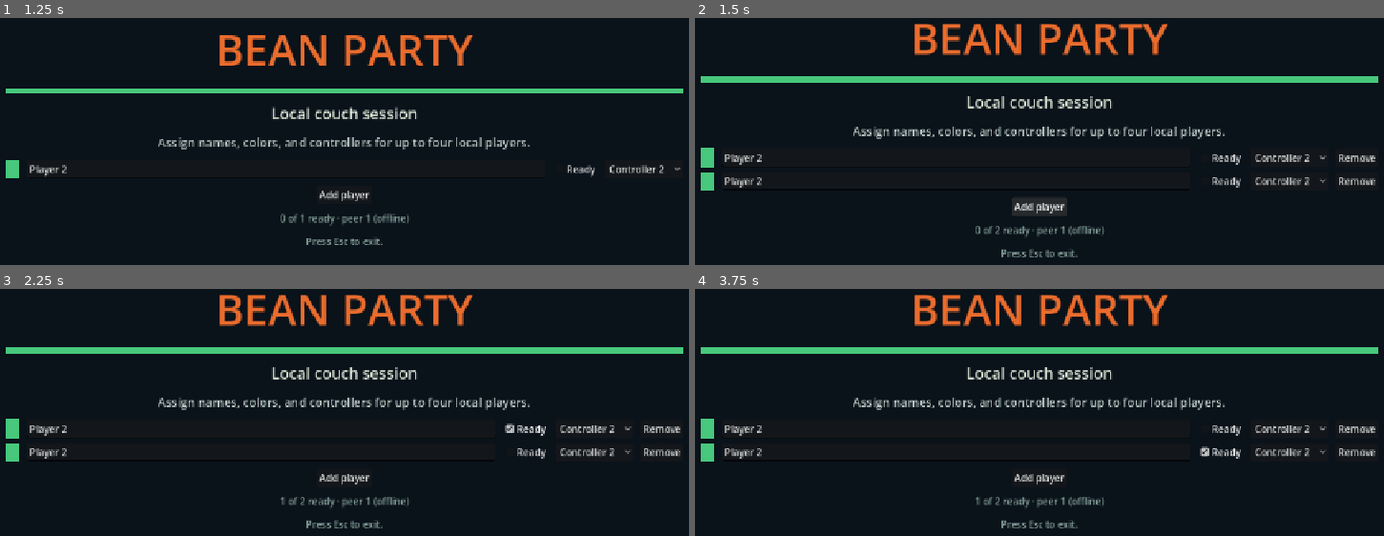
Above: before the commit, frames 1-4 (two rows, left to right).
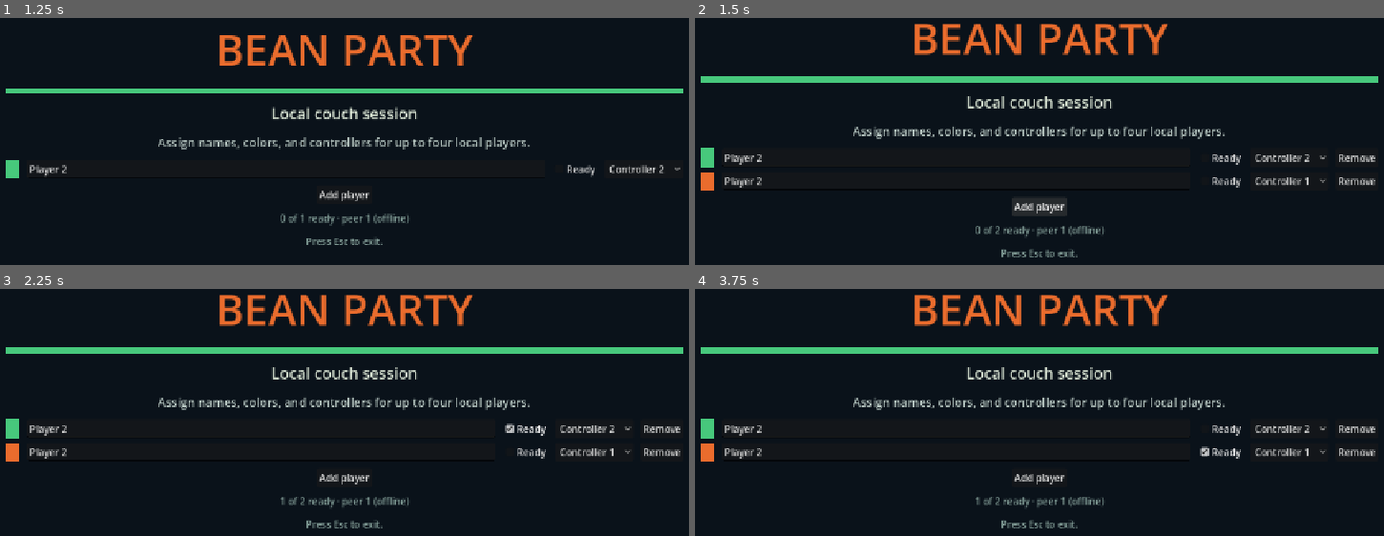
Above: after the commit, the same moments.

Repository: nonstdio/bean-party
Game: Godot game, scene res://scenes/app/main.tscn
Two runs of this game, one before a commit and one after it. Both use one fixed random seed, a clock stepped at 60 frames per second and the inputs below.
Inputs:
- Up to frame 1 (1.25 s): click "Remove" at 0.5 s
- Up to frame 2 (1.5 s): click "Add player" at 1.25 s
- Up to frame 3 (2.25 s): click "Ready" at 2 s
- Up to frame 4 (3.75 s): click "Ready" at 2.75 s; click "Ready" at 3.5 s

Frame 1 is identical in both runs. In frame 2, 0.2% of the frame differs, in the area x 0-90%, y 62-70%; in frame 3, 0.2%; in frame 4, 0.2%.

Commit message:
fix: address PR review on couch UI refresh and slot allocation
Keep slot rows stable while editing names or toggling ready, allocate the
first unused controller/color after removals, and add regression tests.

Co-authored-by: Cursor <cursoragent@cursor.com>

Diff:
--- a/scripts/app/couch_session_view.gd
+++ b/scripts/app/couch_session_view.gd
@@ -12,14 +12,18 @@
 @onready var _status_label: Label = %StatusLabel
 
 var session: OfflineMatchSession
+var _row_nodes: Dictionary = {}
+var _syncing_controller_pickers := false
 
 
 func _ready() -> void:
 	session = OfflineMatchSession.new()
-	session.slots_changed.connect(_on_slots_changed)
+	session.slots_structure_changed.connect(_on_slots_structure_changed)
+	session.session_state_changed.connect(_update_chrome)
 	_add_player_button.pressed.connect(_on_add_player_pressed)
 	_seed_default_players()
-	_refresh()
+	_sync_slot_rows()
+	_update_chrome()
 
 
 func _seed_default_players() -> void:
@@ -32,17 +36,35 @@
 		session.add_local_slot()
 
 
-func _on_slots_changed() -> void:
-	_refresh()
+func _on_slots_structure_changed() -> void:
+	_sync_slot_rows()
+	_update_chrome()
 
 
-func _refresh() -> void:
-	for child in _slots_list.get_children():
-		child.queue_free()
+func _sync_slot_rows() -> void:
+	var current_ids: Dictionary = {}
+	for slot in session.slots:
+		current_ids[slot.player_id] = true
+		if not _row_nodes.has(slot.player_id):
+			var row := _build_slot_row(slot)
+			_row_nodes[slot.player_id] = row
+			_slots_list.add_child(row)
+		else:
+			_update_remove_button(_row_nodes[slot.player_id])
 
-	for slot in session.slots:
-		_slots_list.add_child(_build_slot_row(slot))
+	for player_id in _row_nodes.keys():
+		if not current_ids.has(player_id):
+			var row: Node = _row_nodes[player_id]
+			row.queue_free()
+			_row_nodes.erase(player_id)
 
+	for i in session.slots.size():
+		var slot: PlayerSlot = session.slots[i]
+		var row: Node = _row_nodes[slot.player_id]
+		_slots_list.move_child(row, i)
+
+
+func _update_chrome() -> void:
 	_add_player_button.disabled = not session.can_add_slot()
 	_status_label.text = _build_status_text()
 
@@ -59,6 +81,7 @@
 	var row := HBoxContainer.new()
 	row.size_flags_horizontal = Control.SIZE_EXPAND_FILL
 	row.add_theme_constant_override("separation", 12)
+	row.set_meta(&"player_id", slot.player_id)
 
 	var swatch := ColorRect.new()
 	swatch.custom_minimum_size = Vector2(24, 24)
@@ -69,7 +92,10 @@
 	name_field.text = slot.display_name
 	name_field.placeholder_text = "Display name"
 	name_field.size_flags_horizontal = Control.SIZE_EXPAND_FILL
-	name_field.text_changed.connect(func(new_text: String) -> void:
+	name_field.focus_exited.connect(func() -> void:
+		session.set_display_name(slot.player_id, name_field.text)
+	)
+	name_field.text_submitted.connect(func(new_text: String) -> void:
 		session.set_display_name(slot.player_id, new_text)
 	)
 	row.add_child(name_field)
@@ -89,16 +115,41 @@
 	if device_slot >= 0:
 		controller_picker.select(mini(device_slot, _CONTROLLER_LABELS.size() - 1))
 	controller_picker.item_selected.connect(func(index: int) -> void:
-		session.set_local_device_slot(slot.player_id, index)
+		if _syncing_controller_pickers:
+			return
+		if session.set_local_device_slot(slot.player_id, index):
+			_sync_all_controller_pickers()
 	)
+	row.set_meta(&"controller_picker", controller_picker)
 	row.add_child(controller_picker)
 
-	if session.slots.size() > 1:
+	_update_remove_button(row)
+	return row
+
+
+func _update_remove_button(row: HBoxContainer) -> void:
+	var player_id: String = row.get_meta(&"player_id")
+	var existing: Node = row.get_node_or_null(^"RemoveButton")
+	if session.slots.size() <= 1:
+		if existing != null:
+			existing.queue_free()
+		return
+
+	if existing == null:
 		var remove_button := Button.new()
+		remove_button.name = &"RemoveButton"
 		remove_button.text = "Remove"
 		remove_button.pressed.connect(func() -> void:
-			session.remove_slot(slot.player_id)
+			session.remove_slot(player_id)
 		)
 		row.add_child(remove_button)
 
-	return row
+
+func _sync_all_controller_pickers() -> void:
+	_syncing_controller_pickers = true
+	for player_id in _row_nodes:
+		var row: HBoxContainer = _row_nodes[player_id]
+		var picker: OptionButton = row.get_meta(&"controller_picker")
+		var device_slot := session.get_local_device_slot(player_id)
+		picker.select(mini(device_slot, _CONTROLLER_LABELS.size() - 1))
+	_syncing_controller_pickers = false
--- a/scripts/shared/offline_match_session.gd
+++ b/scripts/shared/offline_match_session.gd
@@ -1,7 +1,8 @@
 class_name OfflineMatchSession
 extends RefCounted
 
-signal slots_changed
+signal slots_structure_changed
+signal session_state_changed
 
 var slots: Array[PlayerSlot] = []
 
@@ -19,8 +20,13 @@
 
 	var local_index := slots.size()
 	var resolved_name := display_name if display_name != "" else "Player %d" % (local_index + 1)
-	var color_index := preferred_color_index if preferred_color_index >= 0 else local_index
+	var color_index := (
+		preferred_color_index
+		if preferred_color_index >= 0
+		else _first_unused_color_index()
+	)
 	color_index = color_index % MatchConstants.SLOT_COLORS.size()
+	var device_slot := _first_unused_device_slot()
 	var player_id := _allocate_player_id()
 
 	var slot := PlayerSlot.create(
@@ -31,8 +37,8 @@
 		MatchConstants.SLOT_COLORS[color_index],
 	)
 	slots.append(slot)
-	_local_device_slots[player_id] = local_index
-	slots_changed.emit()
+	_local_device_slots[player_id] = device_slot
+	slots_structure_changed.emit()
 	return slot
 
 
@@ -45,7 +51,7 @@
 	slots.remove_at(index)
 	_local_device_slots.erase(removed_id)
 	_reindex_local_player_indices()
-	slots_changed.emit()
+	slots_structure_changed.emit()
 	return true
 
 
@@ -54,8 +60,11 @@
 	if slot == null:
 		return false
 
+	if slot.ready == is_ready:
+		return true
+
 	slot.ready = is_ready
-	slots_changed.emit()
+	session_state_changed.emit()
 	return true
 
 
@@ -64,14 +73,25 @@
 	if slot == null:
 		return false
 
-	slot.display_name = display_name.strip_edges()
-	slots_changed.emit()
+	var trimmed := display_name.strip_edges()
+	if slot.display_name == trimmed:
+		return true
+
+	slot.display_name = trimmed
 	return true
 
 
 func set_local_device_slot(player_id: String, device_slot: int) -> bool:
 	if get_slot(player_id) == null:
 		return false
+	if device_slot < 0 or device_slot >= MatchConstants.MAX_PLAYERS:
+		return false
+
+	for other_id in _local_device_slots:
+		if other_id != player_id and int(_local_device_slots[other_id]) == device_slot:
+			var current_slot := get_local_device_slot(player_id)
+			_local_device_slots[other_id] = current_slot
+			break
 
 	_local_device_slots[player_id] = device_slot
 	return true
@@ -119,3 +139,29 @@
 func _reindex_local_player_indices() -> void:
 	for i in slots.size():
 		slots[i].local_player_index = i
+
+
+func _first_unused_device_slot() -> int:
+	var used: Dictionary = {}
+	for player_id in _local_device_slots:
+		used[int(_local_device_slots[player_id])] = true
+
+	for device_slot in MatchConstants.MAX_PLAYERS:
+		if not used.has(device_slot):
+			return device_slot
+
+	return 0
+
+
+func _first_unused_color_index() -> int:
+	var used: Dictionary = {}
+	for slot in slots:
+		var color_index := MatchConstants.SLOT_COLORS.find(slot.slot_color)
+		if color_index >= 0:
+			used[color_index] = true
+
+	for color_index in MatchConstants.SLOT_COLORS.size():
+		if not used.has(color_index):
+			return color_index
+
+	return 0
--- /dev/null
+++ b/tests/unit/test_couch_session_view.gd
@@ -0,0 +1,28 @@
+extends GutTest
+
+
+func test_name_field_survives_editing_without_row_rebuild() -> void:
+	var scene := load("res://scenes/app/main.tscn") as PackedScene
+	var main := scene.instantiate()
+	add_child_autofree(main)
+	await get_tree().process_frame
+
+	var view: VBoxContainer = main.find_child("CouchSession", true, false)
+	assert_not_null(view)
+
+	var first_player_id: String = view.session.slots[0].player_id
+	var first_row: HBoxContainer = view._row_nodes[first_player_id]
+	var name_field: LineEdit = first_row.get_child(1) as LineEdit
+
+	name_field.grab_focus()
+	name_field.text = "Be"
+	await get_tree().process_frame
+	name_field.text = "Bean"
+	await get_tree().process_frame
+
+	assert_true(name_field.has_focus())
+	assert_same(first_row, view._row_nodes[first_player_id])
+	assert_eq(name_field.text, "Bean")
+
+	name_field.text_submitted.emit("Bean")
+	assert_eq(view.session.get_slot(first_player_id).display_name, "Bean")
--- a/tests/unit/test_offline_match_session.gd
+++ b/tests/unit/test_offline_match_session.gd
@@ -75,3 +75,84 @@
 	var replacement := session.add_local_slot("Replacement")
 
 	assert_ne(replacement.player_id, removed_id)
+
+
+func test_add_after_remove_uses_unused_controller_and_color() -> void:
+	var session := OfflineMatchSession.new()
+	session.add_local_slot("One")
+	session.add_local_slot("Two")
+	var third := session.add_local_slot("Three")
+
+	session.remove_slot(third.player_id)
+	var fourth := session.add_local_slot("Four")
+
+	assert_eq(session.get_local_device_slot(fourth.player_id), 2)
+	assert_eq(fourth.slot_color, MatchConstants.SLOT_COLORS[2])
+	_assert_unique_device_slots(session)
+	_assert_unique_slot_colors(session)
+
+
+func test_set_local_device_slot_rejects_invalid_range() -> void:
+	var session := OfflineMatchSession.new()
+	var slot := session.add_local_slot("Player")
+
+	assert_false(session.set_local_device_slot(slot.player_id, -1))
+	assert_false(session.set_local_device_slot(slot.player_id, MatchConstants.MAX_PLAYERS))
+	assert_eq(session.get_local_device_slot(slot.player_id), 0)
+
+
+func test_set_local_device_slot_swaps_occupied_controller() -> void:
+	var session := OfflineMatchSession.new()
+	var first := session.add_local_slot("First")
+	var second := session.add_local_slot("Second")
+
+	assert_true(session.set_local_device_slot(second.player_id, 0))
+	assert_eq(session.get_local_device_slot(second.player_id), 0)
+	assert_eq(session.get_local_device_slot(first.player_id), 1)
+
+
+func test_set_display_name_does_not_emit_structure_changed() -> void:
+	var session := OfflineMatchSession.new()
+	var slot := session.add_local_slot("Original")
+	var structure_changes := [0]
+	session.slots_structure_changed.connect(func() -> void:
+		structure_changes[0] += 1
+	)
+
+	session.set_display_name(slot.player_id, "Renamed")
+
+	assert_eq(slot.display_name, "Renamed")
+	assert_eq(structure_changes[0], 0)
+
+
+func test_set_ready_emits_session_state_not_structure() -> void:
+	var session := OfflineMatchSession.new()
+	var slot := session.add_local_slot("Ready Bean")
+	var structure_changes := [0]
+	var state_changes := [0]
+	session.slots_structure_changed.connect(func() -> void:
+		structure_changes[0] += 1
+	)
+	session.session_state_changed.connect(func() -> void:
+		state_changes[0] += 1
+	)
+
+	session.set_ready(slot.player_id, true)
+
+	assert_eq(structure_changes[0], 0)
+	assert_eq(state_changes[0], 1)
+
+
+func _assert_unique_device_slots(session: OfflineMatchSession) -> void:
+	var used: Dictionary = {}
+	for slot in session.slots:
+		var device_slot := session.get_local_device_slot(slot.player_id)
+		assert_false(used.has(device_slot), "device slot %d assigned twice" % device_slot)
+		used[device_slot] = true
+
+
+func _assert_unique_slot_colors(session: OfflineMatchSession) -> void:
+	var used: Dictionary = {}
+	for slot in session.slots:
+		assert_false(used.has(slot.slot_color), "slot color assigned twice")
+		used[slot.slot_color] = true
